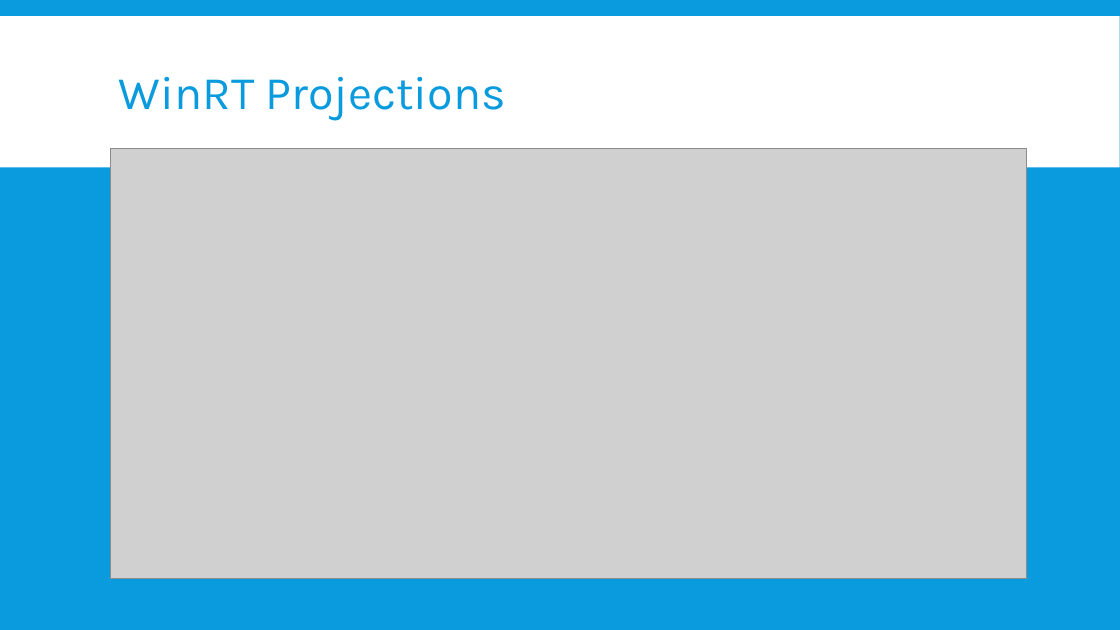
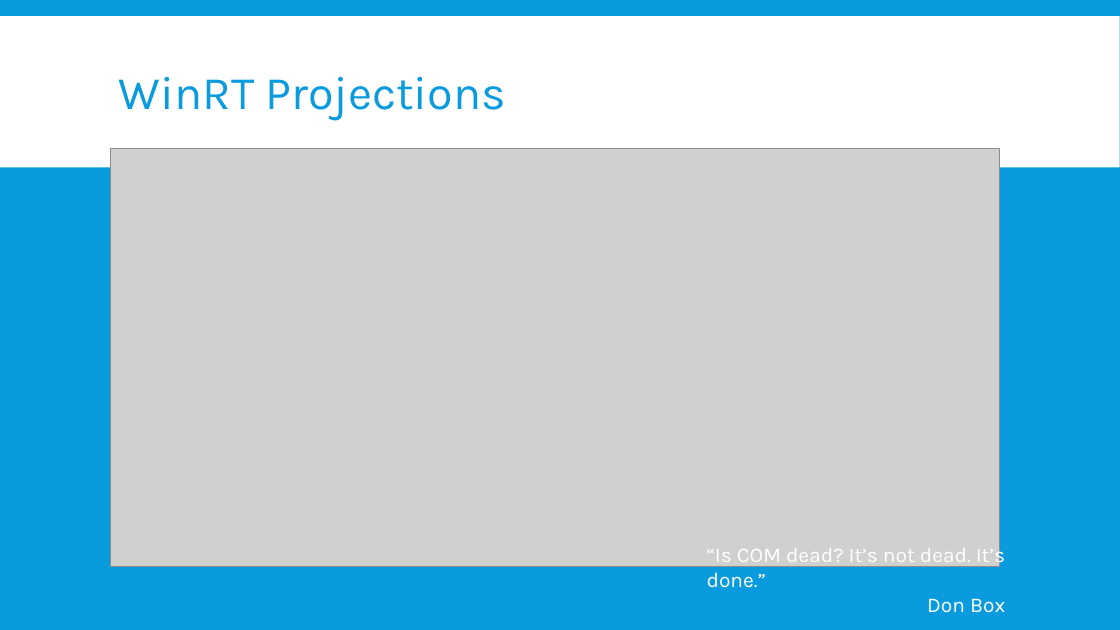
Before and after one commit to kimsk/NashDotNet, a slide deck: slide 4 of WinRT and Caliburn.Micro.pptx. Drawn at 1120x630 pixels with LibreOffice and Linux fonts; fonts in the diff are those of the drawing; grey boxes stand for pictures; background and template pictures are left out. Boxes give left, top, right and bottom in pixels: in the first picture for what was removed or moved away, otherwise in the second. Text is boxed around its words. In the diff, an @@ line names an element or a change of style, - is before the commit and + after.

```diff
--- a/WinRT and Caliburn.Micro.pptx
+++ b/WinRT and Caliburn.Micro.pptx
@@ picture resized from (x1=111, y1=149, x2=1027, y2=579) to (x1=111, y1=149, x2=1001, y2=567) @@
@@ text added at (x1=707, y1=542, x2=1005, y2=613), 18 pt, text #FFFFFF @@
+“Is COM dead? It’s not dead. It’s done.”
+Don Box
```
Also in this commit, not shown: 6 other slides changed.
